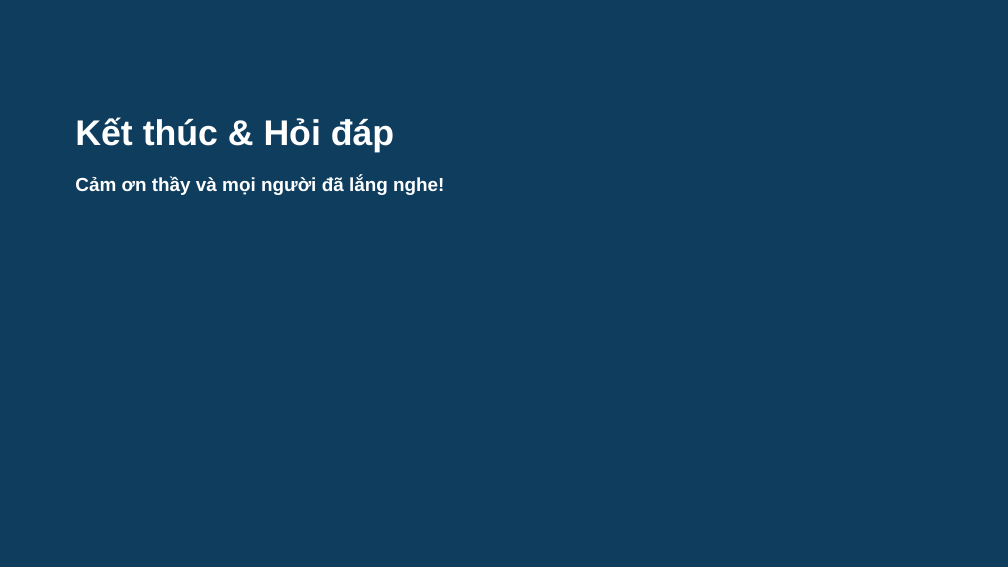
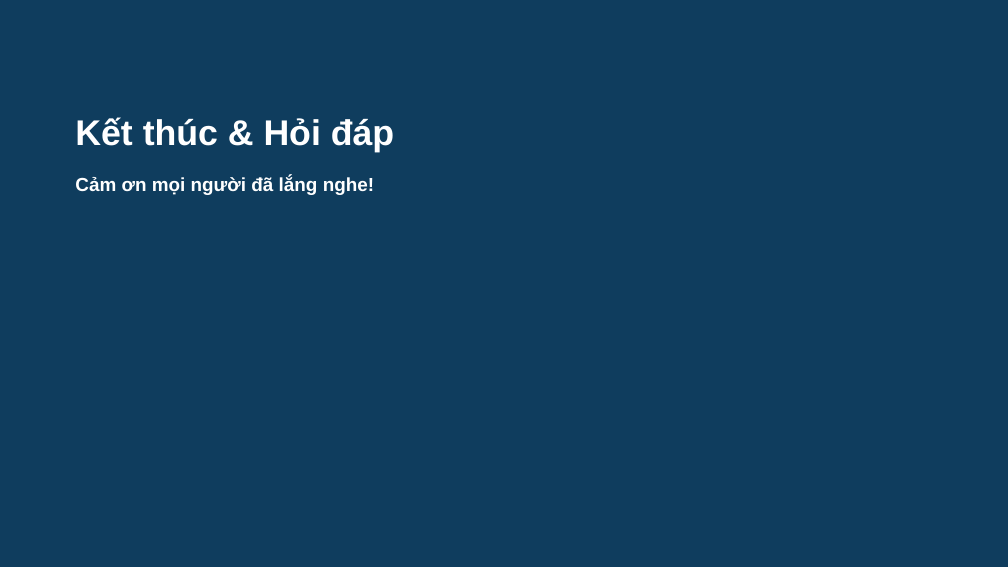
Before and after one commit to dinhdatthong1809/gaussian-mixture-model, a slide deck: slide 39 of Slide.pptx (slide 14 before the commit). Drawn at 1008x567 pixels with LibreOffice and Linux fonts; fonts in the diff are those of the drawing. Boxes give left, top, right and bottom in pixels: in the first picture for what was removed or moved away, otherwise in the second. Text is boxed around its words. In the diff, an @@ line names an element or a change of style, - is before the commit and + after.

```diff
--- a/Slide.pptx
+++ b/Slide.pptx
@@ text at bbox=[75, 176, 374, 195]: text changed @@
-Cảm ơn thầy và mọi người đã lắng nghe!
+Cảm ơn mọi người đã lắng nghe!
```
Also in this commit, not shown: 7 other slides changed, 29 slides added, 4 slides removed.
